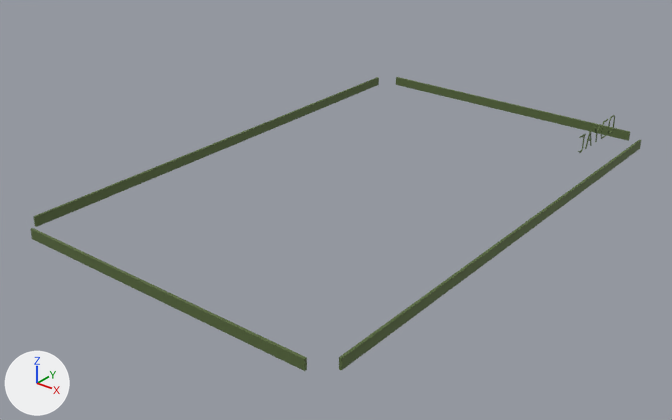
The glTF model production/native-world/inputs/vintage-windup-camper--olive.glb as it was, and as the next commit left it.
Camera for both pictures: a camera (50 mm lens) standing at (-17.96, -32.07, 7.66) and looking at (-21.04, -28.22, 5.27). Arrows for +X, +Y and +Z are at lower left; the lights stay in place. The first picture is the older version. Vertices at exactly the same position are counted once.

The first picture shows 'vintage-windup-camper'.
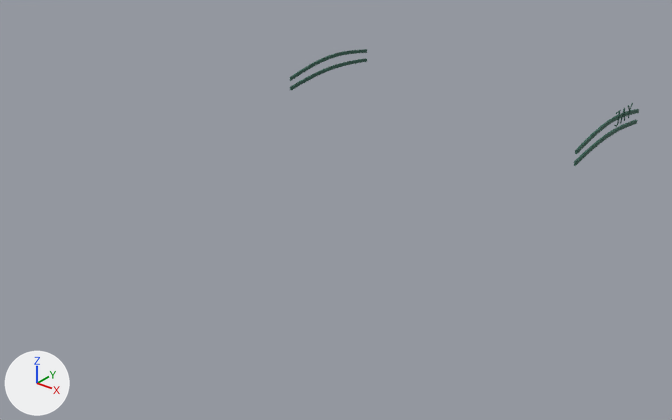
Scene script edits in JSON lines:
```json
{"op": "add", "block": "mat_material_19", "code": ["mat_material_19 = principled_material('Material_19')", "mat_material_19.base_color = (0.0284, 0.107, 0.0762)  # dark green #2f5c4e", "mat_material_19.metallic = 0.02", "mat_material_19.roughness = 0.75"]}
{"block": "me_mesh_0", "where": "# used by ob_vintage_windup_camper; location = (-21.0, -28.0, 4.491)"}
{"op": "remove", "block": "me_mesh_0", "code": "me_mesh_0.from_pydata(...)  # 311 vertices, 616 faces; spans x -1.06..1.08, y -1.66..1.66, z 0.88..1.27"}
{"op": "remove", "block": "me_mesh_0", "code": "me_mesh_0.materials.append(mat_material_23)  # dark green #586a3c"}
{"op": "add", "block": "me_mesh_0", "code": "me_mesh_0.from_pydata(...)  # 309 vertices, 592 faces; spans x -1.07..1.07, y 0.55..1.42, z 1.1..1.27"}
{"block": "me_mesh_0", "change": "me_mesh_0 part 1: the loose piece of 36 vertices spanning x 1.07..1.08, y 0.56..0.61, z 1.17..1.27 is moved by (0.0, 0.49, 0.01), in mat_material_19 (dark green #2f5c4e)"}
{"block": "me_mesh_0", "change": "me_mesh_0 part 2: the loose piece of 25 vertices spanning x 1.07..1.08, y 0.65..0.72, z 1.17..1.27 is moved by (0.0, 0.48, 0.01), in mat_material_19 (dark green #2f5c4e)"}
{"block": "me_mesh_0", "change": "me_mesh_0 part 3: the loose piece of 36 vertices spanning x 1.07..1.08, y 0.75..0.82, z 1.17..1.27 is moved by (0.0, 0.47, 0.0), in mat_material_19 (dark green #2f5c4e)"}
{"block": "me_mesh_0", "change": "me_mesh_0 part 4: a new loose piece of 46 vertices spanning x -1.07..-1.06, y 0.55..1.42, z 1.17..1.25, in mat_material_19 (dark green #2f5c4e)"}
{"block": "me_mesh_0", "change": "me_mesh_0 part 5: a new loose piece of 46 vertices spanning x -1.07..-1.06, y 0.55..1.42, z 1.1..1.16, in mat_material_19 (dark green #2f5c4e)"}
{"block": "me_mesh_0", "change": "me_mesh_0 part 6: a new loose piece of 46 vertices spanning x 1.06..1.07, y 0.55..1.42, z 1.17..1.25, in mat_material_19 (dark green #2f5c4e)"}
{"block": "me_mesh_0", "change": "me_mesh_0 part 7: a new loose piece of 46 vertices spanning x 1.06..1.07, y 0.55..1.42, z 1.1..1.16, in mat_material_19 (dark green #2f5c4e)"}
{"block": "me_mesh_0", "change": "me_mesh_0 part 8: 6 loose pieces with 186 vertices, spanning x -1.06..1.08, y -1.66..1.66, z 0.88..1.27, are deleted"}
{"block": "me_mesh_0", "change": "other edits to the shape of me_mesh_0 do not show in these pictures"}
{"op": "add", "block": "me_mesh_0", "code": "me_mesh_0.materials.append(mat_material_19)  # dark green #2f5c4e"}
```

Boxes [x1, y1, x2, y2] around the edits, measured in the pictures (672 x 420 px; the box of a moved part takes in the faces that stretch with it):
```json
{"object": "vintage-windup-camper", "change": "reshaped", "before": [30, 77, 641, 371], "after": [290, 49, 639, 166], "on screen": "43% narrower, 60% shorter"}
{"part": 1, "of": "me_mesh_0", "change": "moved or reshaped", "before": [578, 135, 585, 153], "after": [614, 112, 620, 127]}
{"part": 2, "of": "me_mesh_0", "change": "moved or reshaped", "before": [585, 130, 592, 149], "after": [620, 108, 625, 123]}
{"part": 3, "of": "me_mesh_0", "change": "moved or reshaped", "before": [595, 124, 601, 142], "after": [628, 103, 633, 118]}
{"part": 4, "of": "me_mesh_0", "change": "added", "after": [290, 49, 367, 81]}
{"part": 5, "of": "me_mesh_0", "change": "added", "after": [290, 58, 367, 90]}
{"part": 6, "of": "me_mesh_0", "change": "added", "after": [575, 109, 639, 154]}
{"part": 7, "of": "me_mesh_0", "change": "added", "after": [574, 120, 637, 166]}
{"part": 8, "of": "me_mesh_0", "change": "deleted", "before": [30, 77, 641, 371]}
```
